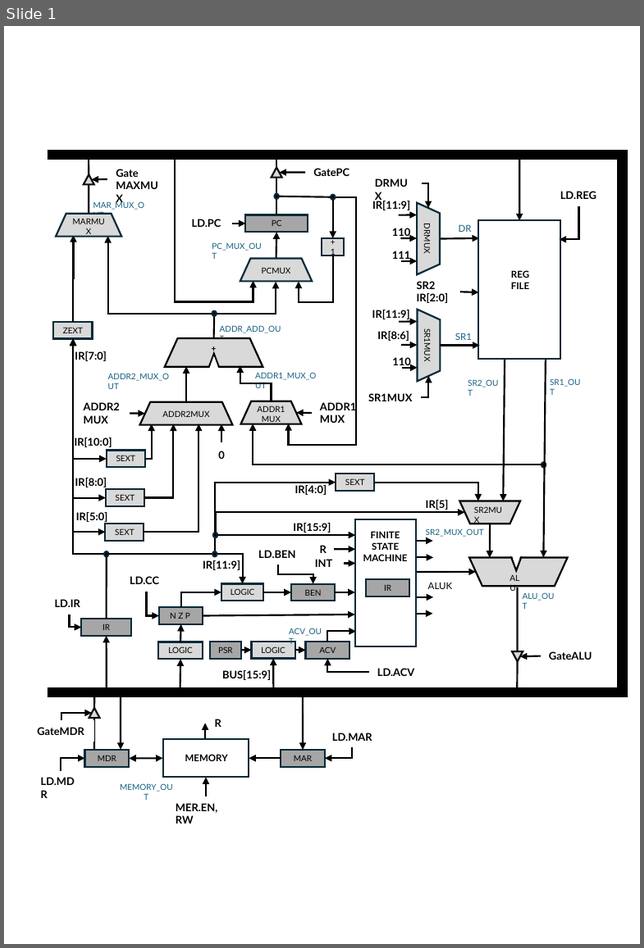
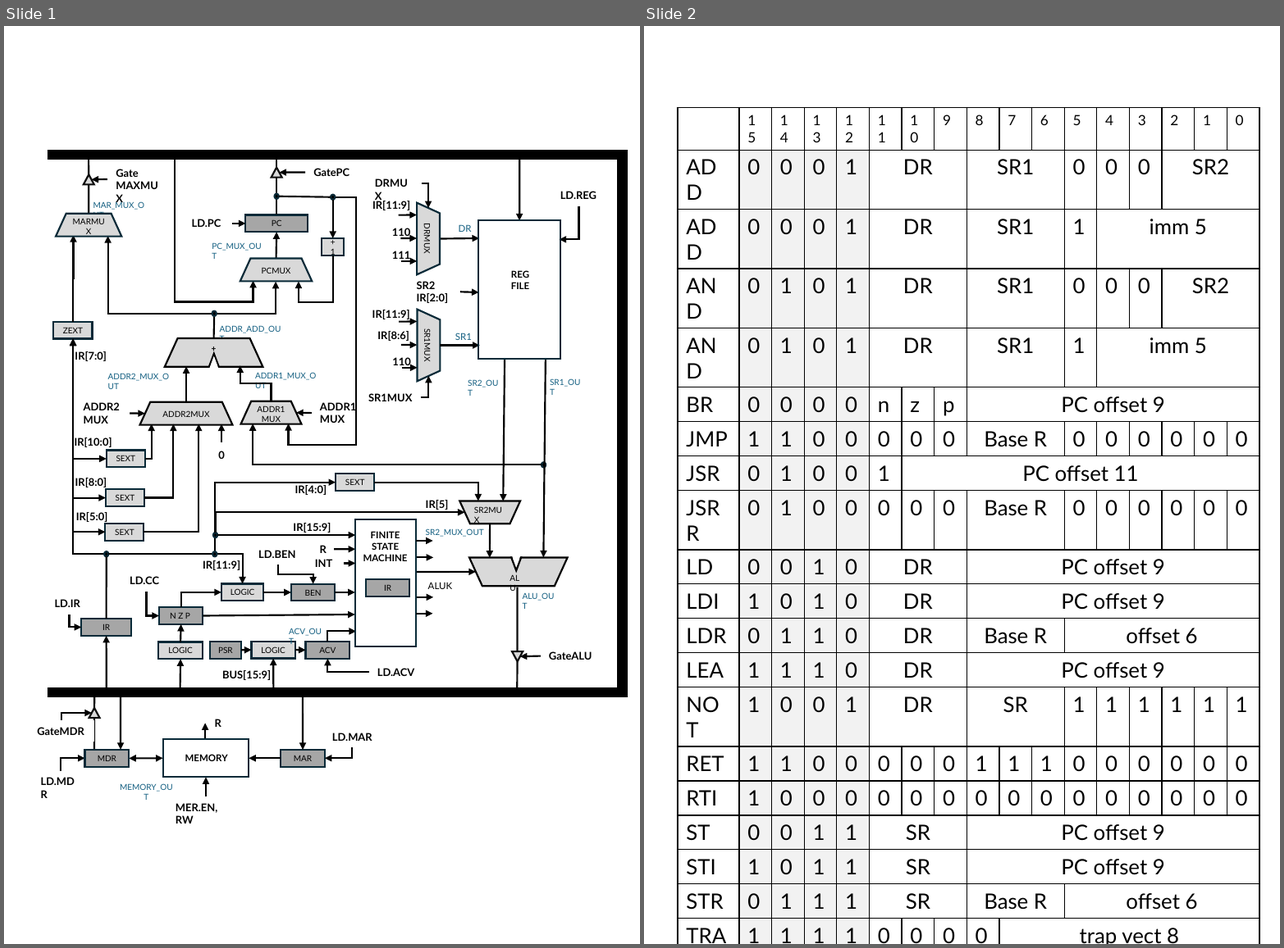
Before and after one commit to paulhamsh/LC3-State-Machine, a slide deck: LC3 Data Path.pptx. Shown side by side, each under a label of ours: slide 1 before the commit, slides 1 and 2 after it. The pictures are 644x948 and 1284x948 pixels, drawn with LibreOffice and Linux fonts; fonts in the diff are those of the drawing. Boxes give left, top, right and bottom in pixels: in the first picture for what was removed or moved away, otherwise in the second. Text is boxed around its words. In the diff, an @@ line names an element or a change of style, - is before the commit and + after.

```diff
--- a/LC3 Data Path.pptx
+++ b/LC3 Data Path.pptx
@@ slide 2 added at (x1=644, y1=26, x2=1280, y2=944), background #FFFFFF @@
@@ table added at (x1=678, y1=107, x2=1254, y2=944), 21 rows, 17 columns @@
+ | 15 | 14 | 13 | 12 | 11 | 10 | 9 | 8 | 7 | 6 | 5 | 4 | 3 | 2 | 1 | 0
+ADD | 0 | 0 | 0 | 1 | DR |  |  | SR1 |  |  | 0 | 0 | 0 | SR2 |  | 
+ADD | 0 | 0 | 0 | 1 | DR |  |  | SR1 |  |  | 1 | imm 5 |  |  |  | 
+AND | 0 | 1 | 0 | 1 | DR |  |  | SR1 |  |  | 0 | 0 | 0 | SR2 |  | 
+AND | 0 | 1 | 0 | 1 | DR |  |  | SR1 |  |  | 1 | imm 5 |  |  |  | 
+BR | 0 | 0 | 0 | 0 | n | z | p | PC offset 9 |  |  |  |  |  |  |  | 
+JMP | 1 | 1 | 0 | 0 | 0 | 0 | 0 | Base R |  |  | 0 | 0 | 0 | 0 | 0 | 0
+JSR | 0 | 1 | 0 | 0 | 1 | PC offset 11 |  |  |  |  |  |  |  |  |  | 
+JSRR | 0 | 1 | 0 | 0 | 0 | 0 | 0 | Base R |  |  | 0 | 0 | 0 | 0 | 0 | 0
+LD | 0 | 0 | 1 | 0 | DR |  |  | PC offset 9 |  |  |  |  |  |  |  | 
+LDI | 1 | 0 | 1 | 0 | DR |  |  | PC offset 9 |  |  |  |  |  |  |  | 
+LDR | 0 | 1 | 1 | 0 | DR |  |  | Base R |  |  | offset 6 |  |  |  |  | 
+LEA | 1 | 1 | 1 | 0 | DR |  |  | PC offset 9 |  |  |  |  |  |  |  | 
+NOT | 1 | 0 | 0 | 1 | DR |  |  | SR |  |  | 1 | 1 | 1 | 1 | 1 | 1
+RET | 1 | 1 | 0 | 0 | 0 | 0 | 0 | 1 | 1 | 1 | 0 | 0 | 0 | 0 | 0 | 0
+RTI | 1 | 0 | 0 | 0 | 0 | 0 | 0 | 0 | 0 | 0 | 0 | 0 | 0 | 0 | 0 | 0
+ST | 0 | 0 | 1 | 1 | SR |  |  | PC offset 9 |  |  |  |  |  |  |  | 
+STI | 1 | 0 | 1 | 1 | SR |  |  | PC offset 9 |  |  |  |  |  |  |  | 
+STR | 0 | 1 | 1 | 1 | SR |  |  | Base R |  |  | offset 6 |  |  |  |  | 
+TRAP | 1 | 1 | 1 | 1 | 0 | 0 | 0 | 0 | trap vect 8 |  |  |  |  |  |  | 
+RES | 1 | 1 | 0 | 1 |  |  |  |  |  |  |  |  |  |  |  | 
```
Also in this commit, not shown: 1 other slide added.
